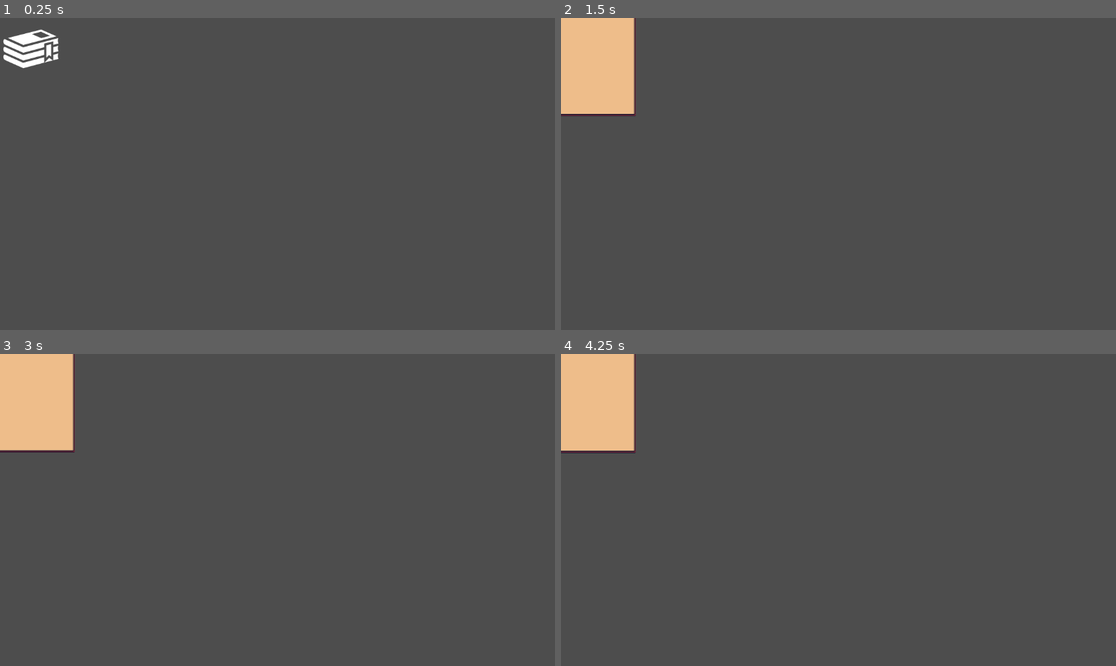
Above: before the commit, frames 1-4 (two rows, left to right).
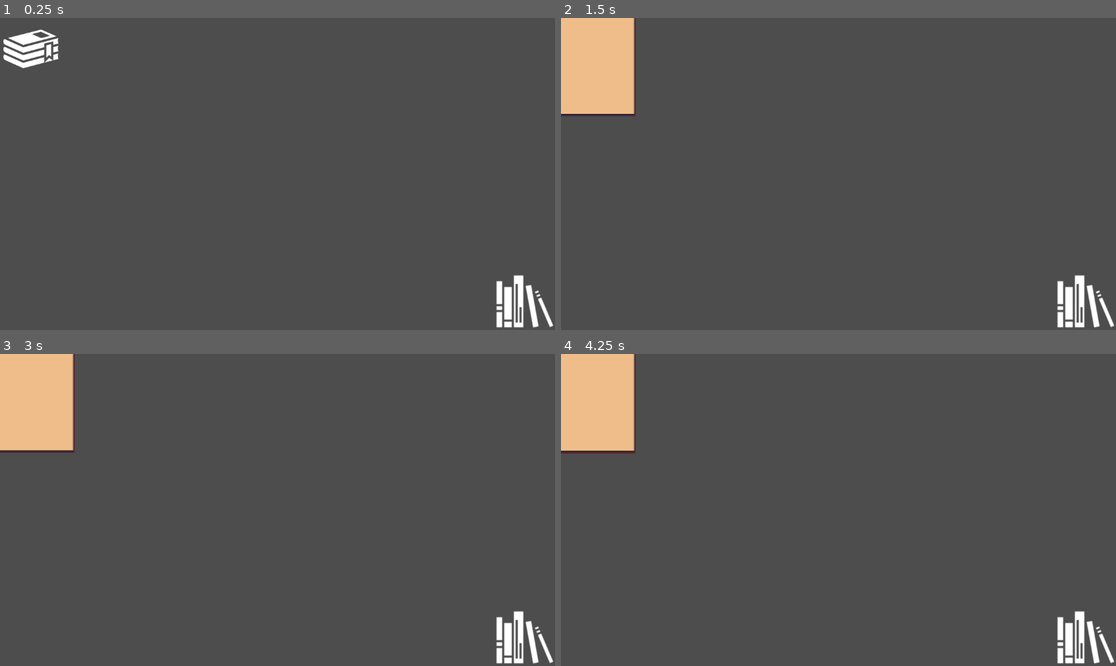
Above: after the commit, the same moments.

Repository: Maaack/gwj78
Game: Godot game, scene res://scenes/game_scene.tscn
The game is run twice, just before and just after one commit, with the same random seed, the same clock (stepped at 60 frames per second) and the same inputs.
Inputs (mouse positions are in pixels of both pictures, inside the frame that each line leads up to):
- Up to frame 1 (0.25 s): no input
- Up to frame 2 (1.5 s): click (594, 49) at 0.5 s; click (594, 49) at 1.25 s
- Up to frame 3 (3 s): click (33, 385) at 2 s; tap Enter at 2.75 s; move the mouse to (33, 385) at 2.77 s; click (33, 385) at 2.92 s
- Up to frame 4 (4.25 s): tap Space at 3.5 s; move the mouse to (594, 385) at 3.52 s; click (594, 385) at 3.67 s

The runs differ from the first frame. In frame 1, 0.9% of the frame differs, in the area x 89-100%, y 82-100%; in frame 2, 0.9%; in frame 3, 0.9%; in frame 4, 0.9%.

Commit message:
Adds an outbox.

Diff:
--- a/scenes/game_scene.gd
+++ b/scenes/game_scene.gd
@@ -40,6 +40,10 @@
 func drop_document():
 	if not is_instance_valid(_active_document):
 		return
+	if %Outbox2D.is_mouse_over:
+		_active_document.queue_free()
+		_active_document = null
+		return
 	_active_document.reparent(%Container)
 	_active_document = null
 
--- a/scenes/game_scene.tscn
+++ b/scenes/game_scene.tscn
@@ -1,9 +1,10 @@
-[gd_scene load_steps=10 format=3 uid="uid://iedfoi6jhgvc"]
+[gd_scene load_steps=11 format=3 uid="uid://iedfoi6jhgvc"]
 
 [ext_resource type="Script" uid="uid://cjv26wst4cbfc" path="res://scenes/game_scene.gd" id="1_onqr8"]
 [ext_resource type="PackedScene" uid="uid://b3lt635no42c7" path="res://scenes/inbox_ui.tscn" id="1_w5aja"]
 [ext_resource type="PackedScene" uid="uid://bx5l6q5outjxn" path="res://scenes/document_base.tscn" id="2_ycayy"]
 [ext_resource type="Script" uid="uid://v65pvda1q6en" path="res://resources/document_data.gd" id="3_bw6k5"]
+[ext_resource type="PackedScene" uid="uid://dwwdk70phcvu4" path="res://scenes/outbox_2d.tscn" id="5_y3j0m"]
 
 [sub_resource type="Resource" id="Resource_y3j0m"]
 script = ExtResource("3_bw6k5")
@@ -47,6 +48,10 @@
 
 [node name="InboxUI" parent="." instance=ExtResource("1_w5aja")]
 
+[node name="Outbox2D" parent="." instance=ExtResource("5_y3j0m")]
+unique_name_in_owner = true
+position = Vector2(1088, 584)
+
 [node name="Container" type="Node2D" parent="."]
 unique_name_in_owner = true
 
--- /dev/null
+++ b/scenes/outbox_2d.gd
@@ -0,0 +1,9 @@
+extends Node2D
+
+var is_mouse_over : bool = false
+
+func _on_area_2d_mouse_entered():
+	is_mouse_over = true
+
+func _on_area_2d_mouse_exited():
+	is_mouse_over = false
--- /dev/null
+++ b/scenes/outbox_2d.tscn
@@ -0,0 +1,21 @@
+[gd_scene load_steps=4 format=3 uid="uid://dwwdk70phcvu4"]
+
+[ext_resource type="Script" uid="uid://dxrfgtrywusmp" path="res://scenes/outbox_2d.gd" id="1_dak3g"]
+[ext_resource type="Texture2D" uid="uid://bm2k8irhtwwde" path="res://assets/images/bookshelf.png" id="1_hbljn"]
+
+[sub_resource type="RectangleShape2D" id="RectangleShape2D_7457s"]
+size = Vector2(128, 128)
+
+[node name="Outbox2D" type="Node2D"]
+script = ExtResource("1_dak3g")
+
+[node name="Sprite2D" type="Sprite2D" parent="."]
+texture = ExtResource("1_hbljn")
+
+[node name="Area2D" type="Area2D" parent="."]
+
+[node name="CollisionShape2D" type="CollisionShape2D" parent="Area2D"]
+shape = SubResource("RectangleShape2D_7457s")
+
+[connection signal="mouse_entered" from="Area2D" to="." method="_on_area_2d_mouse_entered"]
+[connection signal="mouse_exited" from="Area2D" to="." method="_on_area_2d_mouse_exited"]
Not shown, added: scenes/outbox_2d.gd.uid
